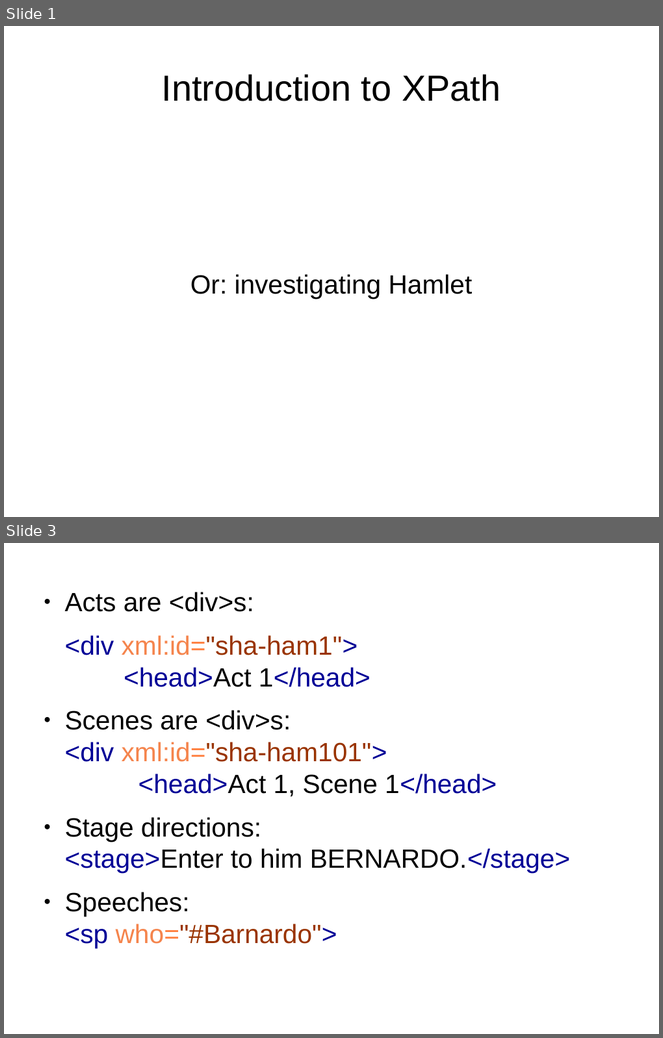
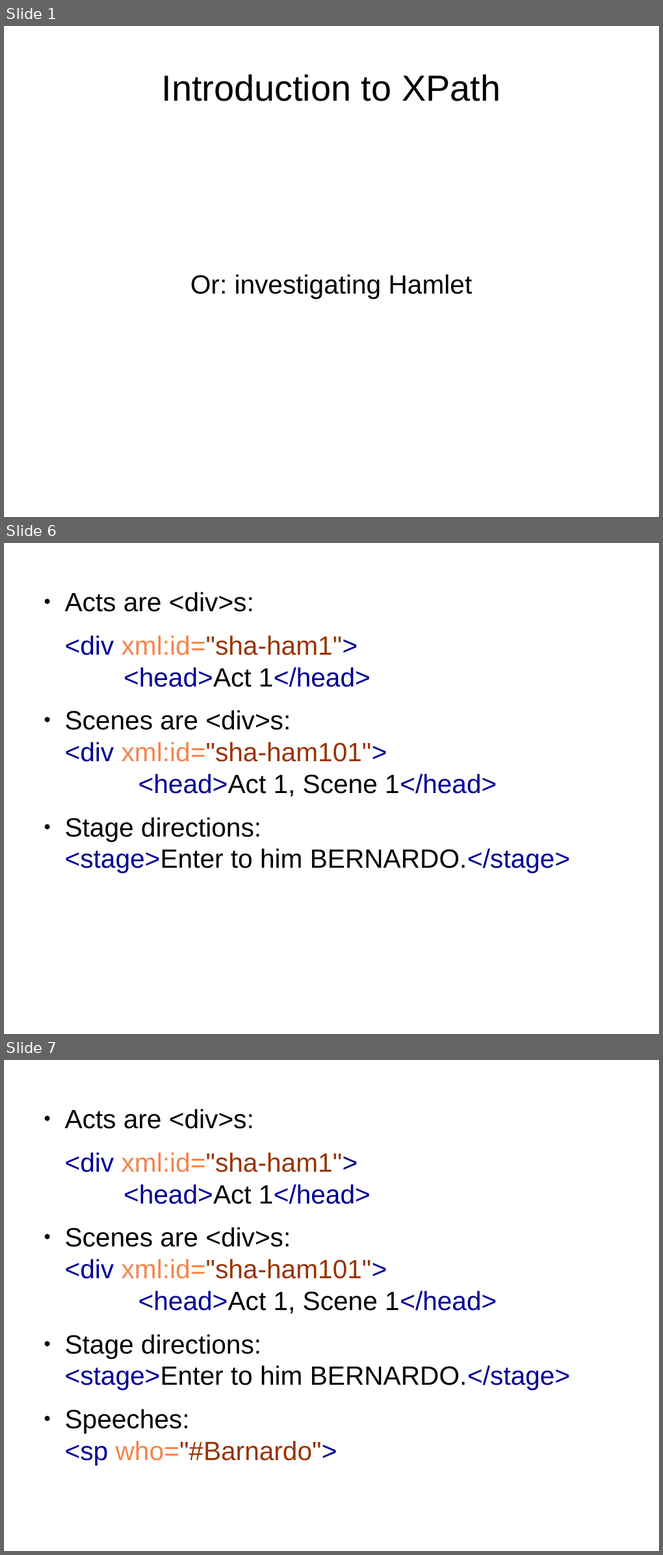
Before and after one commit to martindholmes/XSLT_workshops, a slide deck: intro/presentations/01_xpath_intro.odp. Shown one above the other, each under a label of ours: slides 1 and 3 before the commit, slides 1, 6 and 7 after it; the slides between them are not shown. The pictures are 663x1038 and 663x1555 pixels, drawn with LibreOffice and Linux fonts; fonts in the diff are those of the drawing. Boxes give left, top, right and bottom in pixels: in the first picture for what was removed or moved away, otherwise in the second. Text is boxed around its words. In the diff, an @@ line names an element or a change of style, - is before the commit and + after.

```diff
--- a/intro/presentations/01_xpath_intro.odp
+++ b/intro/presentations/01_xpath_intro.odp
@@ slide 6 added at <box>4,543,659,1034</box>, background #FFFFFF @@
@@ text added at <box>65,592,570,873</box>, 32 pt, text #000000 @@
+● Acts are <div>s:
+<div xml:id="sha-ham1">
+<head>Act 1</head>
+● Scenes are <div>s:
+  <div xml:id="sha-ham101">
+  <head>Act 1, Scene 1</head>
+● Stage directions:
+  <stage>Enter to him BERNARDO.</stage>
@@ what was slide 3 is now slide 7 @@
```
Also in this commit, not shown: 1 slide changed, 16 other slides added, 3 other files.
